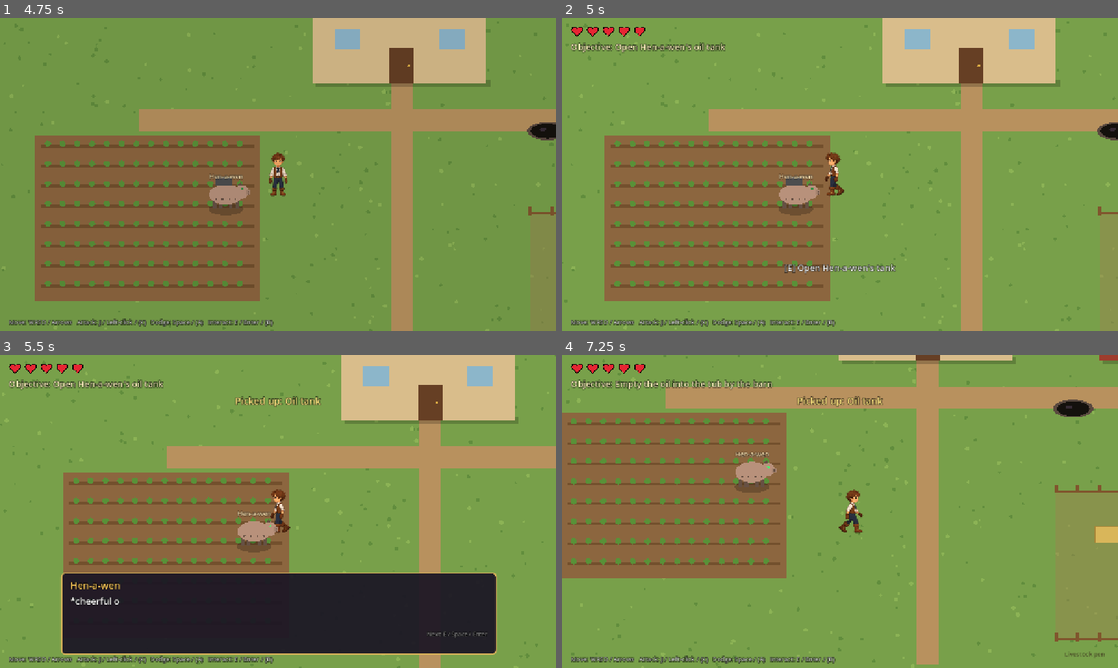
Above: before the commit, frames 1-4 (two rows, left to right).
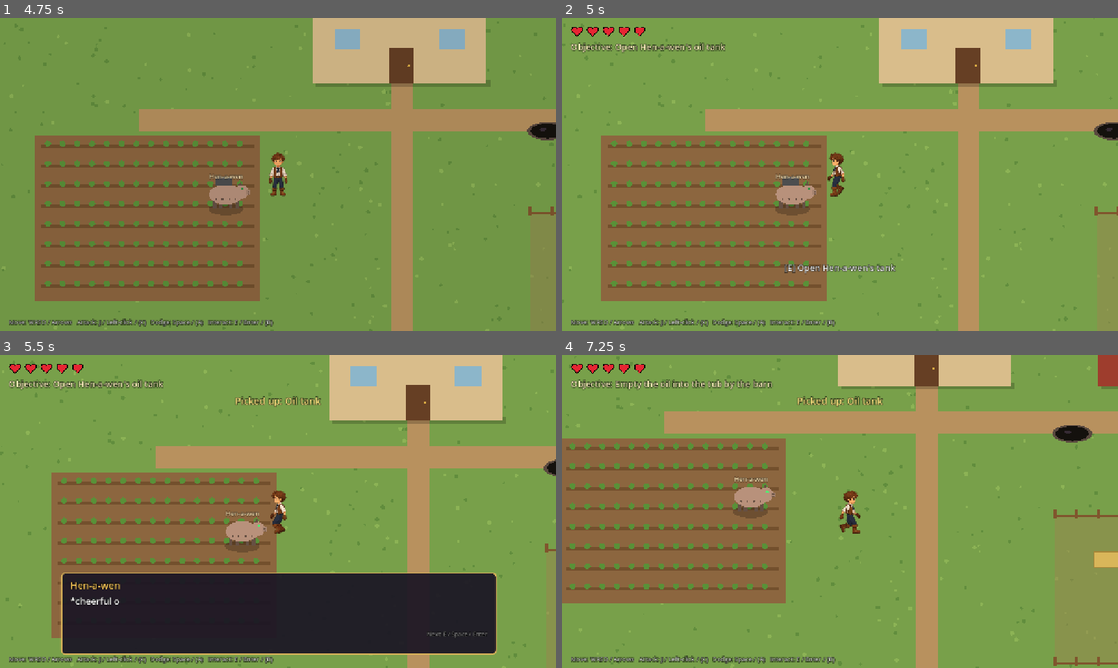
Above: after the commit, the same moments.

Repository: Grabthar21/galactic-adventure
Game: Godot game, scene res://main.tscn
The game is run twice, just before and just after one commit, with the same random seed, the same clock (stepped at 60 frames per second) and the same inputs.
Inputs (mouse positions are in pixels of both pictures, inside the frame that each line leads up to):
- Up to frame 1 (4.75 s): click "Begin" at 0.5 s; tap Enter at 1.25, 2.75, 4.35 s; move the mouse to (400, 158) at 1.27 s; hold D (move_right) 1.28-2.03 s; hold Space (dodge) 1.28-2.03 s; click (400, 158) at 1.42 s; move the mouse to (166, 190) at 2.02 s; hold S (move_down) 2.03-2.78 s; tap J (attack) at 2.1 s; tap Space (dodge) at 2.3, 3.8 s; move the mouse to (333, 105) at 2.77 s; hold D (move_right) 2.78-3.53 s; hold Space (dodge) 2.78-3.53 s; move the mouse to (250, 237) at 3.52 s; hold W (move_up) 3.53-4.28 s; tap E (interact) at 3.6 s; click (250, 237) at 3.67 s; move the mouse to (444, 221) at 4.27 s; hold A (move_left) from 4.28 s (still down); hold Space (dodge) from 4.28 s (still down)
- Up to frame 2 (5 s): keep holding A (move_left); keep holding Space (dodge)
- Up to frame 3 (5.5 s): keep holding A (move_left); move the mouse to (111, 464) at 5.02 s; release Space (dodge) at 5.03 s; tap Keypad Enter at 5.1 s; tap Space (dodge) at 5.3 s
- Up to frame 4 (7.25 s): move the mouse to (867, 511) at 5.77 s; release A (move_left) at 5.78 s; hold S (move_down) 5.78-6.53 s; hold Space (dodge) 5.78-6.53 s; click (867, 511) at 5.92 s; move the mouse to (756, 433) at 6.52 s; hold D (move_right) from 6.53 s (still down); tap J (attack) at 6.6 s; tap Space (dodge) at 6.8 s

Frame 1 is identical in both runs. In frame 2, 5.0% of the frame differs, in the area x 7-100%, y 0-100%; in frame 3, 7.9%; in frame 4, 28%, in the area x 0-100%, y 0-100%.

Commit message:
Rebuild Arthur's side walk as a skinned mesh with foot IK
The cut-out rig opened gaps at the joints and jumped between frames. New approach:
- tools/walk_skin.py warps each layer as one continuous mesh with fixed triangles
  and joint-aware angle blending, so knees and elbows bend without tearing
- feet follow planned paths (stance slides back at walking speed, swing lifts in an
  arc); 2-bone IK gives hip/knee angles; ankle flex is limited like a real ankle
- hips bob on a smooth curve twice per step; arms swing opposite the legs from the
  shoulder (near arm) and elbow (far forearm)
- tools/build_walk_strip.py places every frame identically in its cell (no jitter)
- 12 frames at 20 fps; player SPEED 116 px/s matches the stride so feet don't skate;
  animation speed follows actual velocity; wolves slowed to 120 to stay fair
- standing side pose generated from the same rig (art/arthur_side_idle.png)
Motion timing studied from Ozzbit Games' free 'male hero' walk (not included).
Tests 18/18 on a clean checkout.

Co-Authored-By: Claude Opus 5.5 <noreply@anthropic.com>
Claude-Session: https://claude.ai/code/session_01BTTj8a1B5QVYLgtfGJQMDk

Diff:
--- a/scripts/player.gd
+++ b/scripts/player.gd
@@ -4,7 +4,8 @@
 signal hp_changed(hp: int, max_hp: int)
 signal died
 
-const SPEED := 200.0
+const SPEED := 116.0           # matched to the side-walk stride so the planted foot doesn't slide
+const SIDE_WALK_FPS := 20.0
 const ROLL_DIST := 105.0      # about one character height at gameplay scale
 const ROLL_TIME := 0.32
 const ROLL_COOLDOWN := 0.15
@@ -60,15 +61,23 @@
 	_add_anim(frames, tex, "idle_down", [[0, 0], [0, 0], [0, 1], [0, 0], [0, 3], [0, 0], [0, 0], [0, 2]], 4.0)
 	# Front/back walks: the sheet's 4th frame repeats the 3rd pose, so play 0,1,2,1 for a clean L-R-L-R step.
 	var front_back_order := [0, 1, 2, 1] if hero == "arthur" else [0, 1, 2, 3]
-	_add_anim(frames, tex, "walk_down", front_back_order.map(func(c): return [2, c]), 7.0)
-	_add_anim(frames, tex, "walk_up", front_back_order.map(func(c): return [3, c]), 7.0)
+	_add_anim(frames, tex, "walk_down", front_back_order.map(func(c): return [2, c]), 8.0)
+	_add_anim(frames, tex, "walk_up", front_back_order.map(func(c): return [3, c]), 8.0)
 	_add_anim(frames, tex, "idle_up", [[3, 0]], 1.0)
 	var side_path := "res://art/%s_side_walk.png" % hero
 	if ResourceLoader.exists(side_path):
-		# Rigged 8-frame side cycle (contact, down, passing, up, contact, down, passing, up)
+		# Skinned 12-frame side cycle from tools/walk_skin.py (frame 0 = near heel strike)
 		var side_tex: Texture2D = load(side_path)
-		_add_anim(frames, side_tex, "walk_side", [[0, 0], [0, 1], [0, 2], [0, 3], [0, 4], [0, 5], [0, 6], [0, 7]], 14.0)
-		_add_anim(frames, side_tex, "idle_side", [[0, 2]], 1.0)   # passing pose: feet together
+		var count := int(side_tex.get_width() / CELL.x)
+		var cells := []
+		for c in count:
+			cells.append([0, c])
+		_add_anim(frames, side_tex, "walk_side", cells, SIDE_WALK_FPS)
+		var idle_path := "res://art/%s_side_idle.png" % hero
+		if ResourceLoader.exists(idle_path):
+			_add_anim(frames, load(idle_path), "idle_side", [[0, 0]], 1.0)   # standing pose from the same rig
+		else:
+			_add_anim(frames, side_tex, "idle_side", [[0, count / 3]], 1.0)
 	else:
 		_add_anim(frames, tex, "walk_side", [[1, 0], [1, 1], [1, 2], [1, 3]], 8.0)
 		_add_anim(frames, tex, "idle_side", [[1, 0]], 1.0)
@@ -221,6 +230,8 @@
 	var anim := ("walk_" if moving or state == "roll" else "idle_") + anim_dir
 	if sprite.animation != anim:
 		sprite.play(anim)
+	# legs keep pace with actual speed (e.g. a half-pushed stick walks slower, not skating)
+	sprite.speed_scale = clampf(velocity.length() / SPEED, 0.5, 1.5) if moving else 1.0
 
 
 func _draw_fx() -> void:
--- a/scripts/wolf.gd
+++ b/scripts/wolf.gd
@@ -3,7 +3,7 @@
 
 signal defeated
 
-const SPEED := 150.0
+const SPEED := 120.0   # a little faster than the hero's walk, slower than a dodge
 const LUNGE_SPEED := 620.0
 const LUNGE_TIME := 0.28
 const TELEGRAPH := 0.65
--- a/tools/arthur_rig.json
+++ b/tools/arthur_rig.json
@@ -38,29 +38,29 @@
    128,
    147
   ],
-  "far_wrist": [
-   137,
-   166
-  ],
   "near_shoulder": [
-   76,
-   106
+   79,
+   102
   ],
   "near_elbow": [
    67,
    145
   ],
-  "near_wrist": [
-   60,
-   168
+  "near_hand": [
+   54,
+   188
+  ],
+  "far_hand": [
+   146,
+   182
   ]
  },
  "crotch_x": 99,
  "crotch_y": 199,
  "leg_top": 166,
  "band_x": [
-  76,
-  130
+  40,
+  132
  ],
  "far_arm_poly": [
   [
@@ -129,6 +129,31 @@
   ]
  ],
  "_note": "In this pose the LEFT (rear) arm is the near arm: it overlaps the vest. The right arm is the far arm, partly hidden behind the torso.",
- "far_upper_fixed": true,
- "_note2": "The far upper arm stays on the torso (it is mostly hidden); only the far forearm and glove swing, from the elbow."
+ "torso_back_fill": [
+  [
+   81,
+   96
+  ],
+  [
+   74,
+   100
+  ],
+  [
+   69,
+   114
+  ],
+  [
+   68,
+   135
+  ],
+  [
+   71,
+   152
+  ],
+  [
+   81,
+   160
+  ]
+ ],
+ "far_foot_raise": 1.0
 }
Binary file added: art/arthur_side_idle.png
Binary file changed: art/arthur_side_walk.png
Not shown, changed: tools/arthur_walk_spec.md
